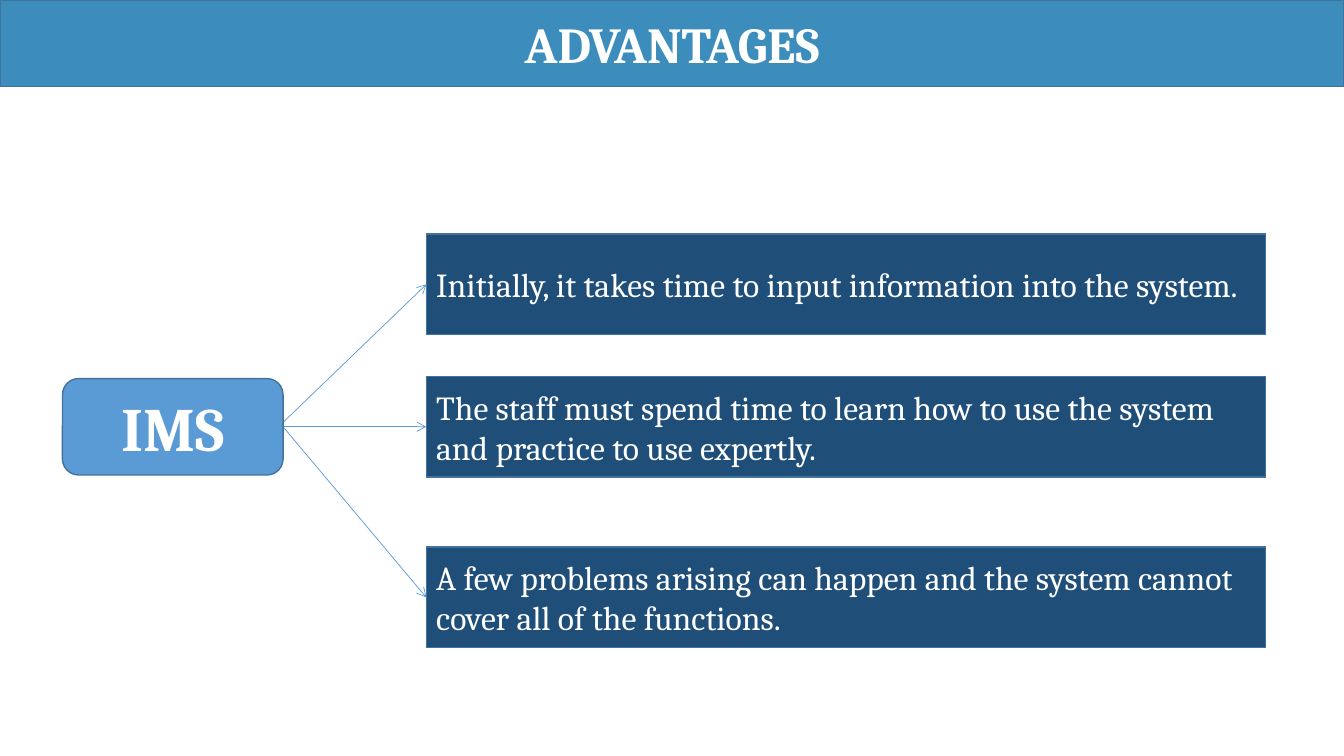
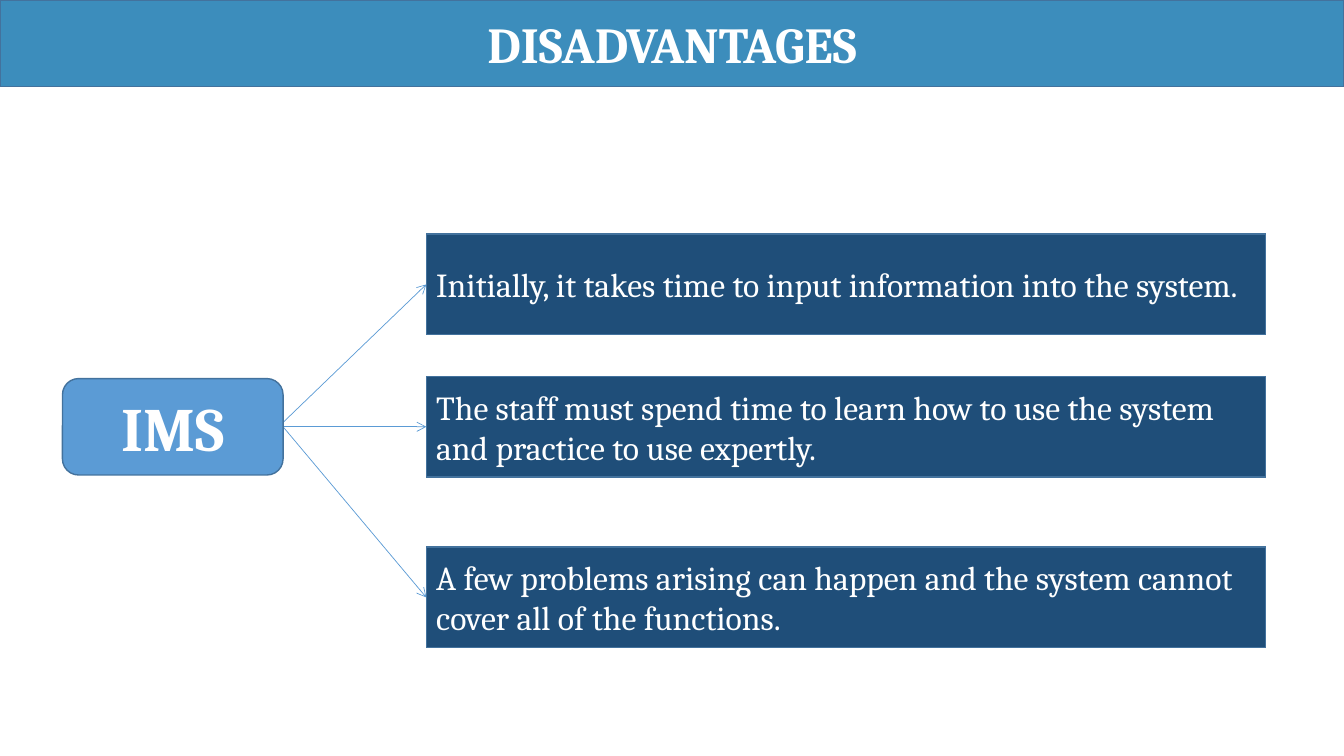
Before and after one commit to haltt051093/IMS-datacenter, a slide deck: slide 37 of Document/Presentation/IMS_20160420_Presentation.pptx. Drawn at 1344x756 pixels with LibreOffice and Linux fonts; fonts in the diff are those of the drawing. Boxes give left, top, right and bottom in pixels: in the first picture for what was removed or moved away, otherwise in the second. Text is boxed around its words. In the diff, an @@ line names an element or a change of style, - is before the commit and + after.

```diff
--- a/Document/Presentation/IMS_20160420_Presentation.pptx
+++ b/Document/Presentation/IMS_20160420_Presentation.pptx
@@ text in rectangle at [487, 29, 856, 64]: text changed @@
-ADVANTAGES
+DISADVANTAGES
```
Also in this commit, not shown: 1 other slide changed, 1 other file.
